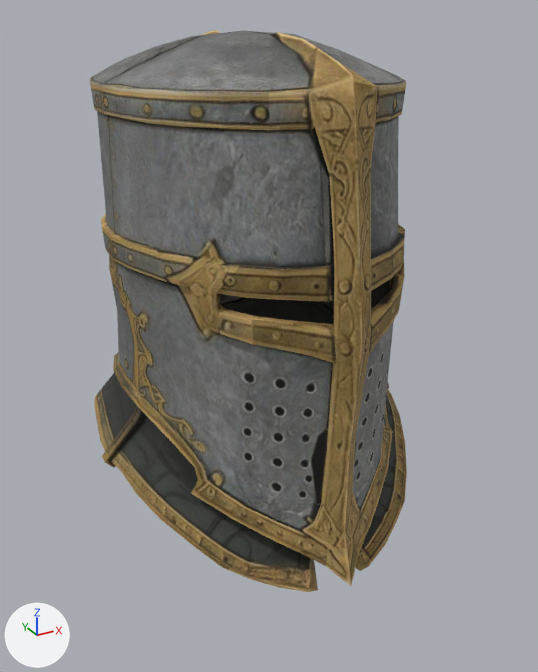
The glTF model godot-client/assets/actors/native/equipment/variants/ssarathi_female/knightly_headgear_03.glb, before and after one commit.
Before and after are seen from a camera (50 mm lens) standing at (-0.263, -0.466, 0.251) and looking at (0.0, 0.012, 0.013). Arrows for +X, +Y and +Z are at lower left; the lights stay in place. The first picture is the older version. Vertices at exactly the same position are counted once.

Script lines for the objects in view, before the commit:
```python
me_great_helm = bpy.data.meshes.new('Great Helm')
me_great_helm.from_pydata(...)  # 836 vertices, 1636 faces; spans x -0.137..0.137, y -0.116..0.205, z -0.149..0.237
me_great_helm.materials.append(mat_great_helm_base)  # picture img_canonical_6ee6b02902d3f73c245182d707dd51abfe87095dd75c2bd74477b4ba11f2b342_jpg
ob_great_helm = bpy.data.objects.new('Great Helm', me_great_helm)
ob_great_helm.location = (0.0, 0.0, 0.0)
```
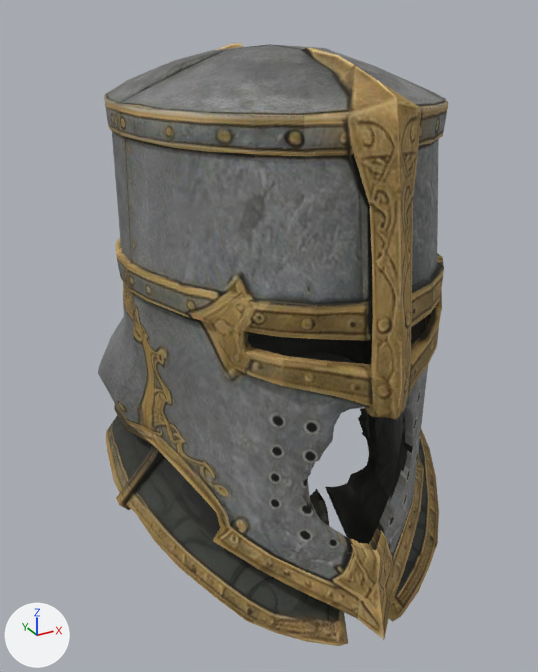
What differs and where, as boxes (x1, y1, x2, y2) in the pictures (538 x 672 px):
'Great Helm', reshaped (10% wider, 7% taller)
    before: (90, 30, 407, 592)
    after: (98, 43, 448, 646)
part 1 of me_great_helm, rebuilt (11% wider, 7% taller)
    before: (90, 30, 406, 586)
    after: (98, 43, 448, 640)
part 2 of me_great_helm, rebuilt (6% wider, 6% taller)
    before: (94, 297, 407, 592)
    after: (106, 332, 439, 646)
part 3 of me_great_helm, added (brown)
    after: (116, 445, 163, 510)
part 4 of me_great_helm, deleted (brown)
    before: (102, 406, 146, 468)

The change, as a list of edits to the scene's bpy script:
```text
Change me_great_helm:
    used by ob_great_helm; location = (0.0, 0.0, 0.0)
    remove me_great_helm.from_pydata(...)  # 836 vertices, 1636 faces; spans x -0.137..0.137, y -0.116..0.205, z -0.149..0.237
    add me_great_helm.from_pydata(...)  # 3337 vertices, 6285 faces; spans x -0.14..0.14, y -0.158..0.17, z -0.164..0.229
    me_great_helm part 1: the loose piece of 576 vertices spanning x -0.112..0.111, y -0.116..0.205, z -0.143..0.237 is rebuilt with 2233 vertices and now spans x -0.128..0.129, y -0.158..0.17, z -0.158..0.229
    me_great_helm part 2: the loose piece of 222 vertices spanning x -0.134..0.133, y -0.101..0.202, z -0.149..0.011 is rebuilt with 1038 vertices and now spans x -0.136..0.136, y -0.142..0.166, z -0.164..-0.003
    me_great_helm part 3: a new loose piece of 34 vertices spanning x -0.14..-0.092, y -0.015..-0.003, z -0.092..0.039, in mat_great_helm_base (picture img_canonical_6ee6b02902d3f73c245182d707dd51abfe87095dd75c2bd74477b4ba11f2b342_jpg)
    me_great_helm part 4: the loose piece of 18 vertices spanning x -0.137..-0.086, y 0.024..0.036, z -0.078..0.051 is deleted
    other edits to the shape of me_great_helm do not show in these pictures
```
